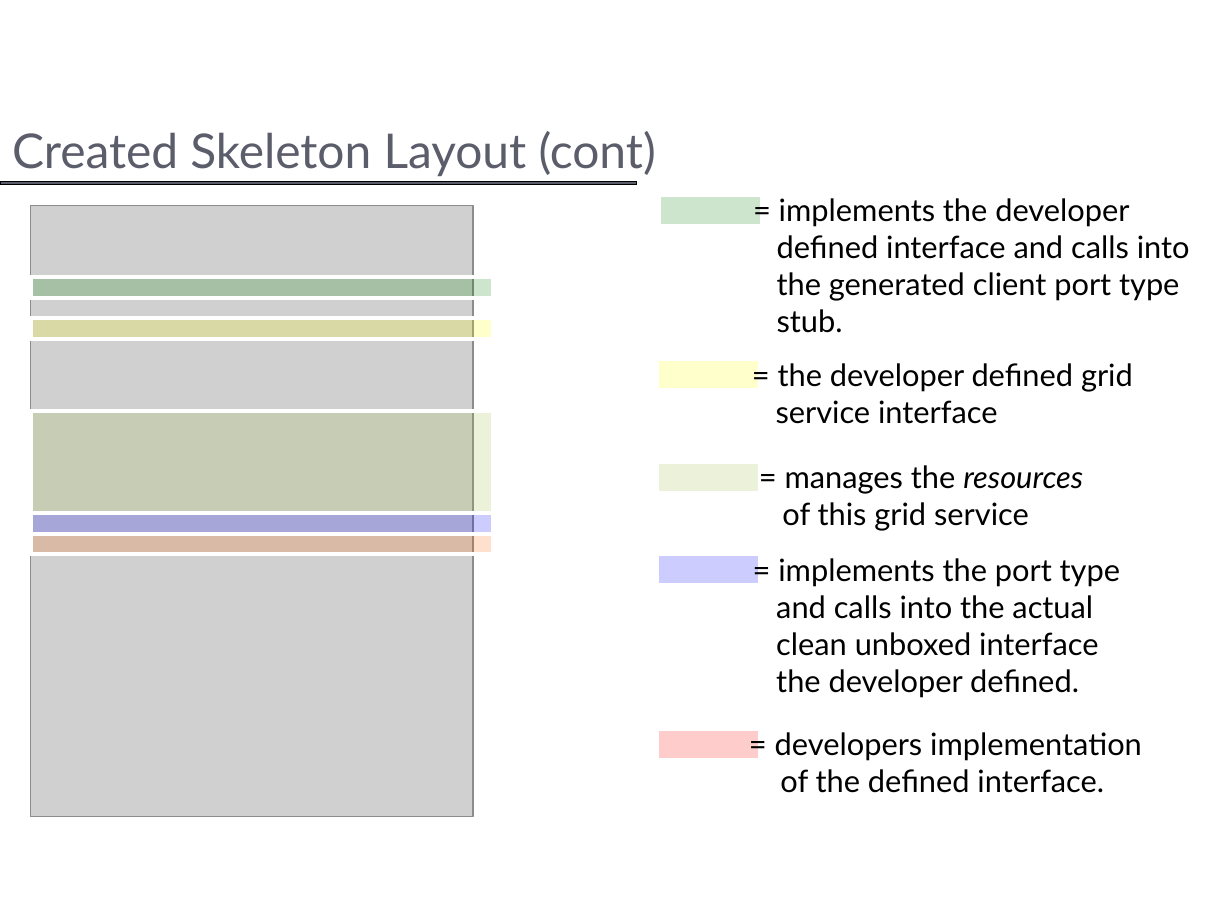
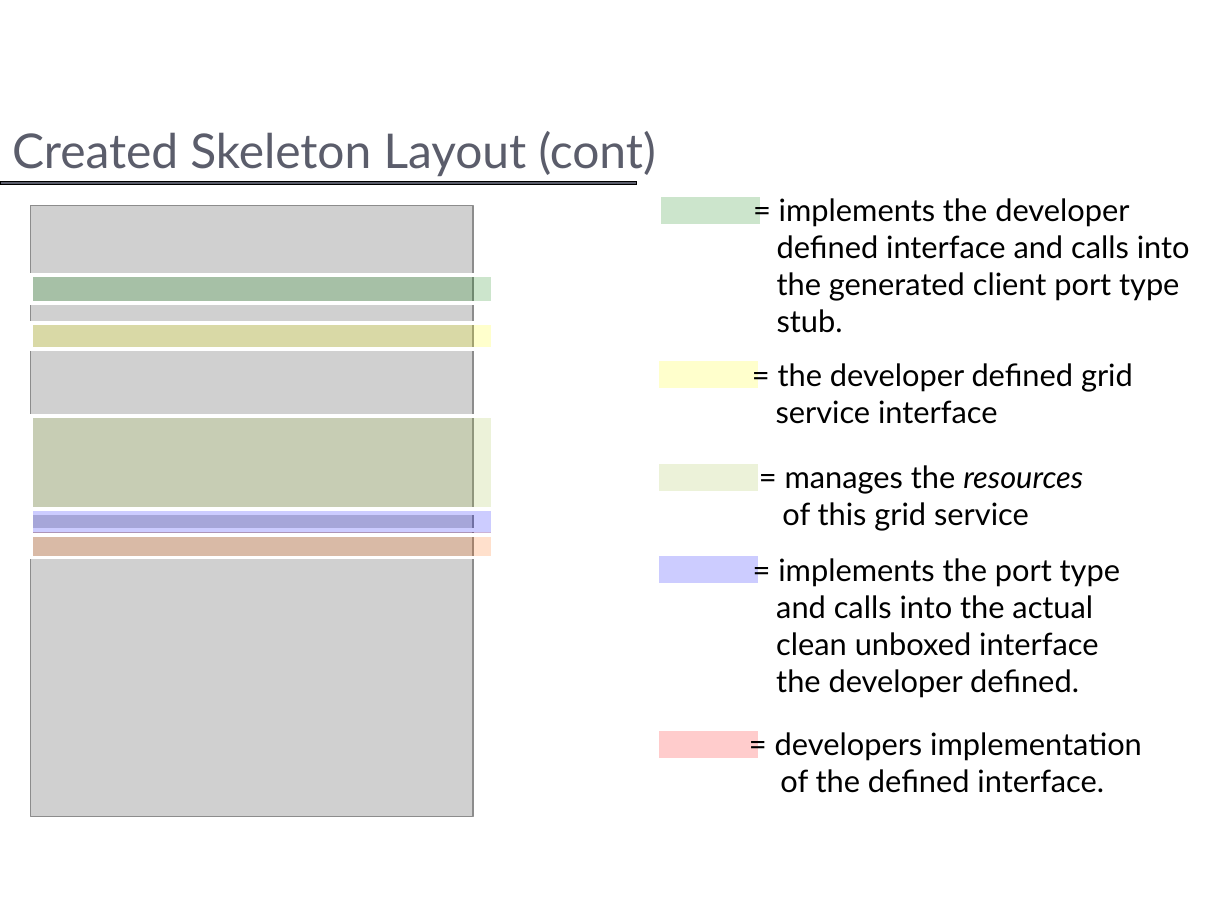
Before and after one commit to NCIP/cagrid-portal, a slide deck: slide 19 of cagrid-1-0/Documentation/presentations/introduce/Introduce.ppt. Drawn at 1232x924 pixels with LibreOffice and Linux fonts; fonts in the diff are those of the drawing; grey boxes stand for pictures; background and template pictures are left out. Boxes give left, top, right and bottom in pixels: in the first picture for what was removed or moved away, otherwise in the second. Text is boxed around its words. In the diff, an @@ line names an element or a change of style, - is before the commit and + after.

```diff
--- a/cagrid-1-0/Documentation/presentations/introduce/Introduce.ppt
+++ b/cagrid-1-0/Documentation/presentations/introduce/Introduce.ppt
@@ rectangle resized from (x1=31, y1=277, x2=493, y2=298) to (x1=31, y1=275, x2=493, y2=303) @@
@@ rectangle resized from (x1=31, y1=318, x2=493, y2=339) to (x1=31, y1=323, x2=493, y2=349) @@
@@ rectangle resized from (x1=31, y1=410, x2=493, y2=513) to (x1=31, y1=416, x2=493, y2=514) @@
@@ rectangle resized from (x1=31, y1=514, x2=493, y2=535) to (x1=31, y1=509, x2=493, y2=535) @@
```
Also in this commit, not shown: 1 other slide changed, 2 other files.
